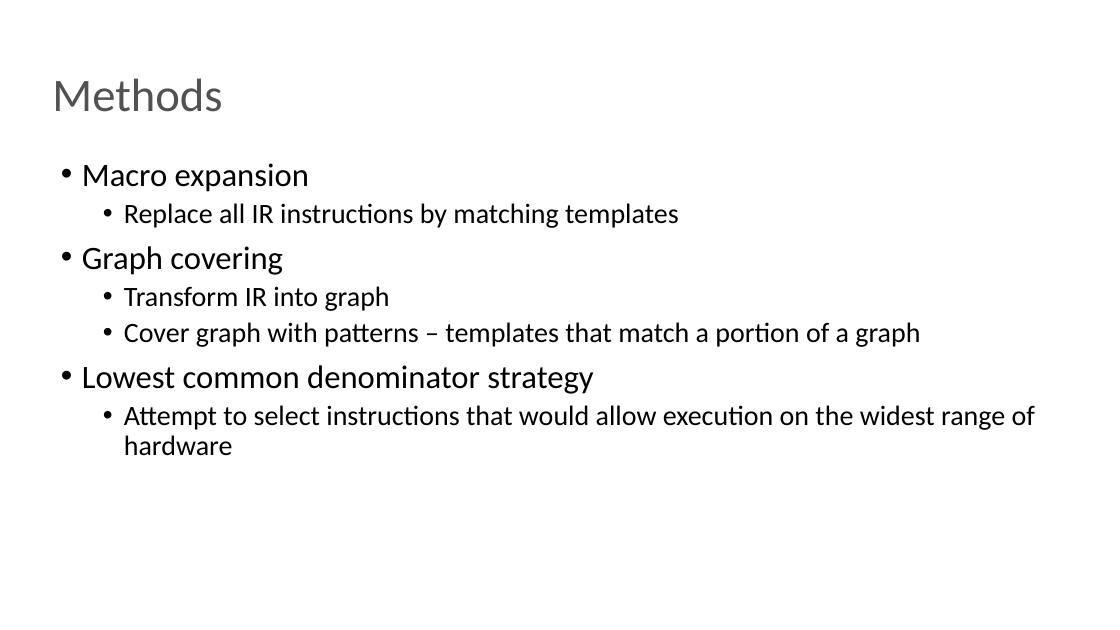
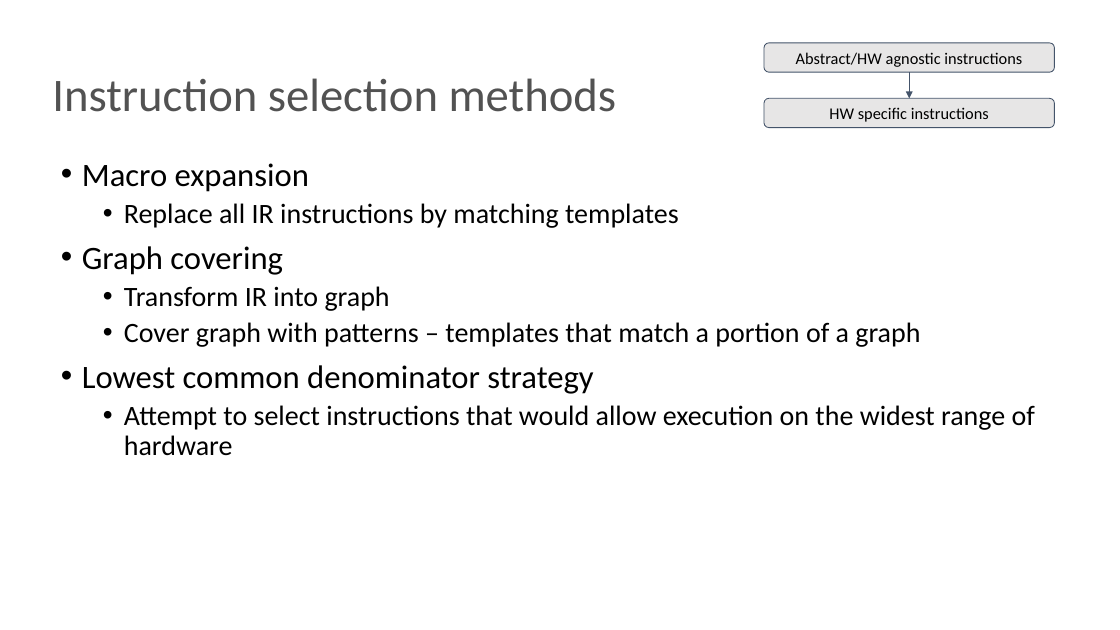
Before and after one commit to NN-complr-tech/Complr-course-lectures, a slide deck: slide 8 of 08-Backends-1.pptx (slide 7 before the commit). Drawn at 1120x630 pixels with LibreOffice and Linux fonts; fonts in the diff are those of the drawing. Boxes give left, top, right and bottom in pixels: in the first picture for what was removed or moved away, otherwise in the second. Text is boxed around its words. In the diff, an @@ line names an element or a change of style, - is before the commit and + after.

```diff
--- a/08-Backends-1.pptx
+++ b/08-Backends-1.pptx
@@ rounded rectangle added at bbox=[765, 43, 1055, 72], fill #E7E6E6, outline #44546A 0.75 pt, 14 pt, text #000000 @@
+Abstract/HW agnostic instructions
@@ title at bbox=[52, 78, 617, 112]: text changed @@
-Methods
+Instruction selection methods
@@ arrow added from (909, 72) to (909, 98), #44546A 0.75 pt @@
@@ rounded rectangle added at bbox=[765, 98, 1055, 128], fill #E7E6E6, outline #44546A 0.75 pt, 14 pt, text #000000 @@
+HW specific instructions
```
Also in this commit, not shown: 9 other slides changed, 3 slides added.
